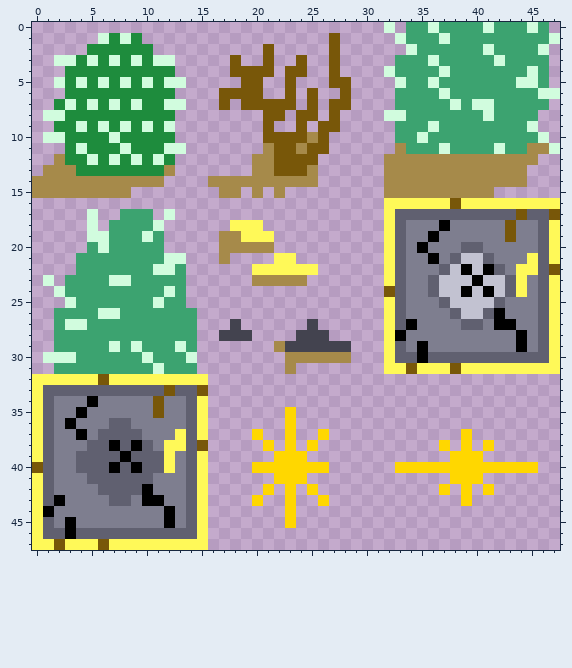
A pixel-art sprite gets an edit: sprites/desert_elemens.png. Above: the version before the commit.
The file is 48x48 pixels.
The result:
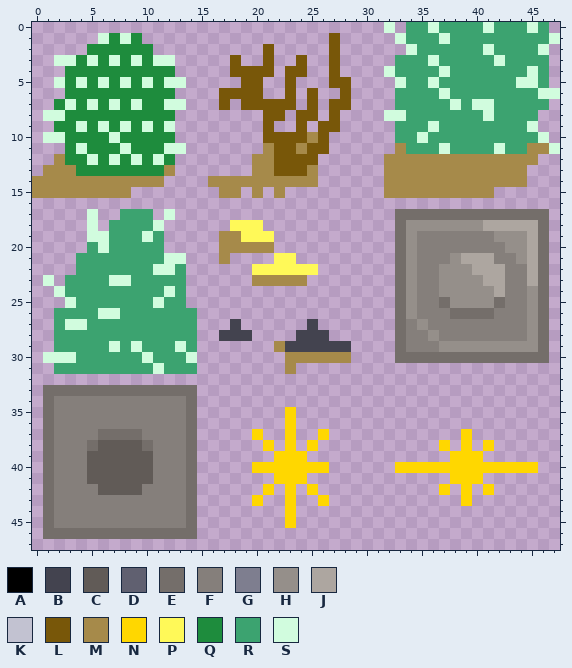
Palette (. is transparent): A #000000  B #43434f  C #615b57  D #606070  E #746e6a  F #857f7b  G #7e7e8f  H #958f8a  J #ada6a0  K #c2c2d1  L #785709  M #a68a4a  N #ffd700  P #fff958  Q #1e8c3d  R #3ca370  S #d1fcde
The exact change:
@@ x 0..47 @@
 15 MMMMMMMMM........MM.M.M.........MMMMMMMMMM......
-16 ................................PPPPPPLPPPPPPPPP
-17 .....S..RRR.S...................PDDDDDDDDDDDLDDL
-18 .....S.RRRRS......PPP...........PDGGGAGGGGGLGGDP
-19 .....SSRRRSR.....MMPPP..........PDGGAGGGGGGLGGDP
-20 .....RSRRRRR.....MMMMM..........PDGAGGGDDGGGGGDP
-21 ....RRRRRRRRSS...M....PP........PDGGAGDKKDGGGPDP
-22 ....RRRRRRRSSR......PPPPPP......PDGGGDKAKADGPPDL
-23 .S.RRRRSSRRRRR......MMMMM.......PDGGDKKKAKKDPGDP
-24 ..SRRRRRRRRRSR..................LDGGDKKAKAKDPGDP
-25 ...SRRRRRRRSRR..................PDGGGDKKKKDGGGDP
-26 ..RRRRSSRRRRRRR.................PDGGGGDKKDAGGGDP
-27 ..RSSRRRRRRRRRR...B......B......PDAGGGGDDGAAGGDP
-28 ..RRRRRRRRRRRRR..BBB....BBB.....PAGGGGGGGGGGAGDP
-29 ..RRRRRSRSRRRSR.......MBBBBBB...PDGAGGGGGGGGAGDP
-30 .SSSRRRRRRSRRRS........MMMMMM...PDDADDDDDDDDDDDP
-31 ..RRRRRRRRRSRRR........M........PPLPPPLPPPPPPPPP
-32 PPPPPPLPPPPPPPPP................................
-33 PDDDDDDDDDDDLDDL................................
-34 PDGGGAGGGGGLGGDP................................
-35 PDGGAGGGGGGLGGDP.......N........................
-36 PDGAGGGDDGGGGGDP.......N........................
-37 PDGGAGDDDDGGGPDP....N..N..N............N........
-38 PDGGGDDADADGPPDL.....N.N.N...........N.N.N......
-39 PDGGDDDDADDDPGDP......NNN.............NNN.......
-40 LDGGDDDADADDPGDP....NNNNNNN......NNNNNNNNNNNNN..
-41 PDGGGDDDDDDGGGDP......NNN.............NNN.......
-42 PDGGGGDDDDAGGGDP.....N.N.N...........N.N.N......
-43 PDAGGGGDDGAAGGDP....N..N..N............N........
-44 PAGGGGGGGGGGAGDP.......N........................
-45 PDGAGGGGGGGGAGDP.......N........................
-46 PDDADDDDDDDDDDDP................................
-47 PPLPPPLPPPPPPPPP................................
+16 ................................................
+17 .....S..RRR.S....................EEEEEEEEEEEEEE.
+18 .....S.RRRRS......PPP............EHHHHHHHJJJJJE.
+19 .....SSRRRSR.....MMPPP...........EHFFFFFFFHHHJE.
+20 .....RSRRRRR.....MMMMM...........EHFFFFFFFFHHJE.
+21 ....RRRRRRRRSS...M....PP.........EHFFFHJJJFFHJE.
+22 ....RRRRRRRSSR......PPPPPP.......EHFFHHHJJJFFJE.
+23 .S.RRRRSSRRRRR......MMMMM........EHFFHHHHJJFFJE.
+24 ..SRRRRRRRRRSR...................EHFFHHHHHJFFHE.
+25 ...SRRRRRRRSRR...................EHFFEHHHHEFFHE.
+26 ..RRRRSSRRRRRRR..................EHFFFEEEEFFFHE.
+27 ..RSSRRRRRRRRRR...B......B.......EFHFFFFFFFFFHE.
+28 ..RRRRRRRRRRRRR..BBB....BBB......EFFHFFFFFFFFHE.
+29 ..RRRRRSRSRRRSR.......MBBBBBB....EFFFHHHHHHHHHE.
+30 .SSSRRRRRRSRRRS........MMMMMM....EEEEEEEEEEEEEE.
+31 ..RRRRRRRRRSRRR........M........................
+32 ................................................
+33 .EEEEEEEEEEEEEE.................................
+34 .EFFFFFFFFFFFFE.................................
+35 .EFFFFFFFFFFFFE........N........................
+36 .EFFFFFFFFFFFFE........N........................
+37 .EFFFFEEEEFFFFE.....N..N..N............N........
+38 .EFFFECCCCEFFFE......N.N.N...........N.N.N......
+39 .EFFFCCCCCCFFFE.......NNN.............NNN.......
+40 .EFFFCCCCCCFFFE.....NNNNNNN......NNNNNNNNNNNNN..
+41 .EFFFCCCCCCFFFE.......NNN.............NNN.......
+42 .EFFFFCCCCFFFFE......N.N.N...........N.N.N......
+43 .EFFFFFFFFFFFFE.....N..N..N............N........
+44 .EFFFFFFFFFFFFE........N........................
+45 .EFFFFFFFFFFFFE........N........................
+46 .EEEEEEEEEEEEEE.................................
+47 ................................................
